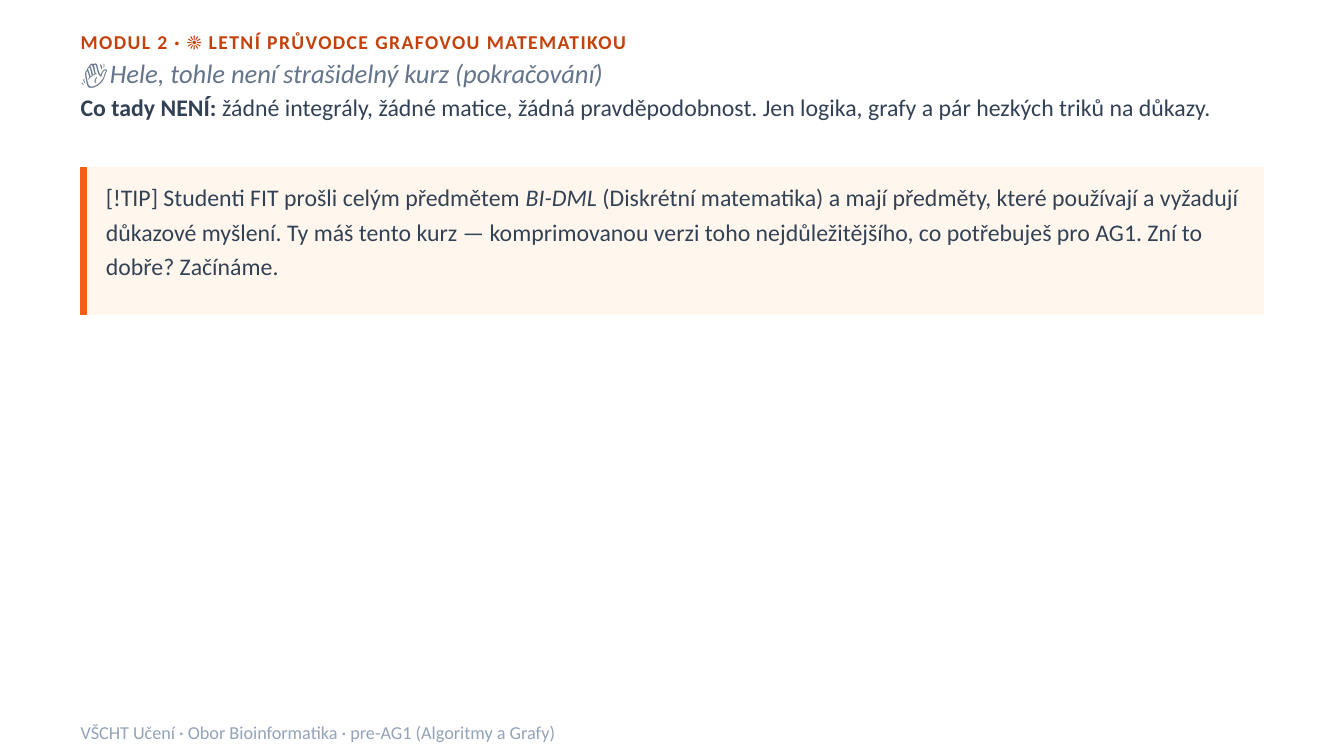
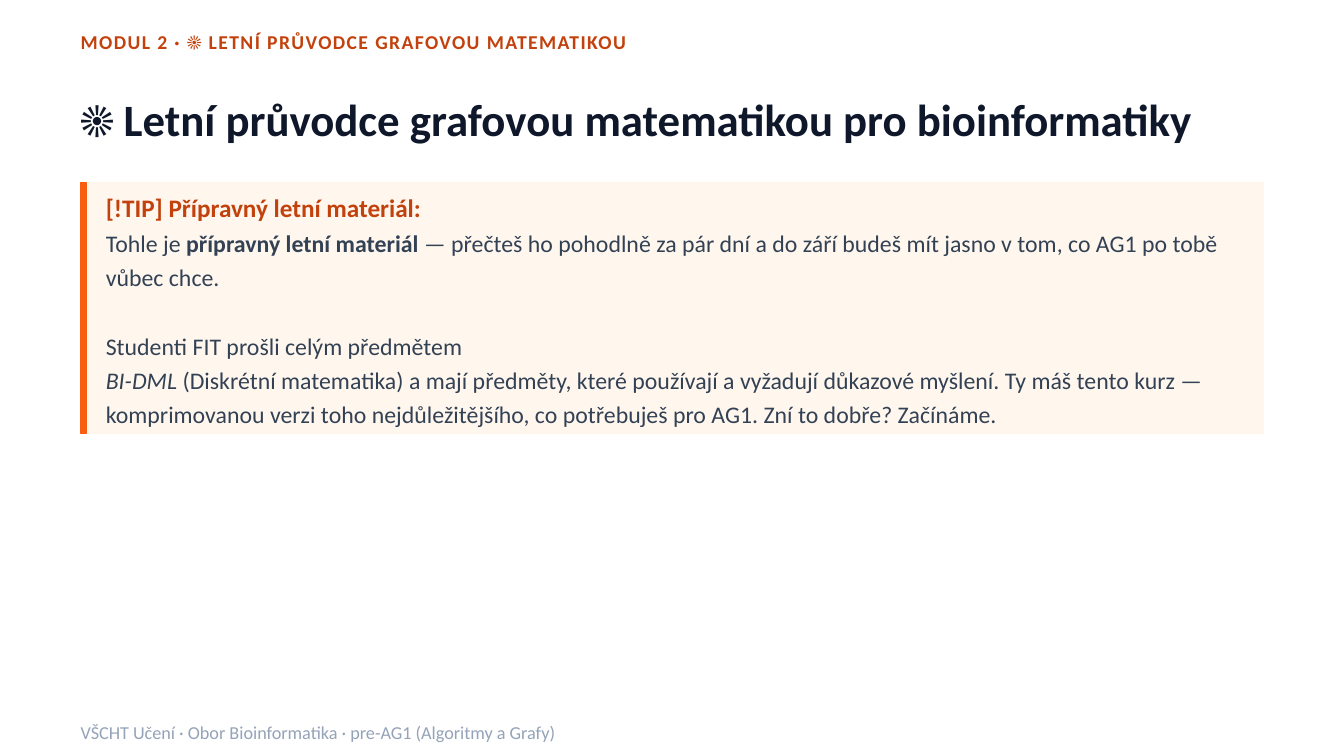
Before and after one commit to kolardavidcz/vscht-uceni-web, a slide deck: slide 2 of pre-ag1-kurz.pptx (slide 5 before the commit). Drawn at 1344x756 pixels with LibreOffice and Linux fonts; fonts in the diff are those of the drawing. Boxes give left, top, right and bottom in pixels: in the first picture for what was removed or moved away, otherwise in the second. Text is boxed around its words. In the diff, an @@ line names an element or a change of style, - is before the commit and + after.

```diff
--- a/pre-ag1-kurz.pptx
+++ b/pre-ag1-kurz.pptx
@@ text "☀️ Letní průvodce grafovou matematikou ..." at (124,103,1191,144): vertical alignment top to middle @@
@@ text removed at (110,64,603,88) @@
-👋 Hele, tohle není strašidelný kurz (pokračování)
@@ text at (124,103,1191,144): text changed; size 17 to 32 pt; text colour #334155 to #0F172A; bold on @@
-Co tady NENÍ: žádné integrály, žádné matice, žádná pravděpodobnost. Jen logika, grafy a pár hezkých triků na důkazy.
+☀️ Letní průvodce grafovou matematikou pro bioinformatiky
@@ rectangle: place and size @@
-rectangle at (81,167,1263,315)
+rectangle at (81,182,1263,434)
@@ rectangle: place and size @@
-rectangle at (81,167,87,315)
+rectangle at (81,182,87,434)
@@ text at (106,198,1218,427): text changed @@
-[!TIP] Studenti FIT prošli celým předmětem BI-DML (Diskrétní matematika) a mají předměty, které používají a vyžadují důkazové myšlení. Ty máš tento kurz — komprimovanou verzi toho nejdůležitějšího, co potřebuješ pro AG1. Zní to dobře? Začínáme.
+[!TIP] Přípravný letní materiál:
+Tohle je přípravný letní materiál — přečteš ho pohodlně za pár dní a do září budeš mít jasno v tom, co AG1 po tobě vůbec chce.
+Studenti FIT prošli celým předmětem
+BI-DML (Diskrétní matematika) a mají předměty, které používají a vyžadují důkazové myšlení. Ty máš tento kurz — komprimovanou verzi toho nejdůležitějšího, co potřebuješ pro AG1. Zní to dobře? Začínáme.
```
Also in this commit, not shown: 26 other slides changed, 1 slide added, 2 slides removed, 6 other files.
